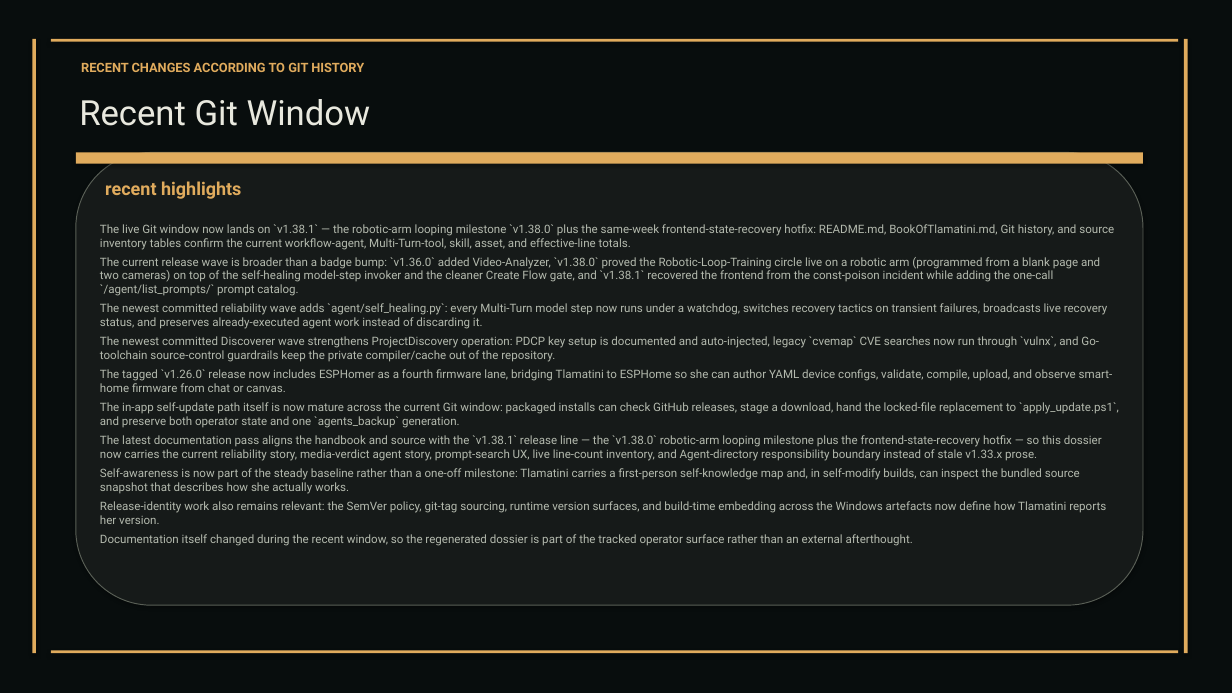
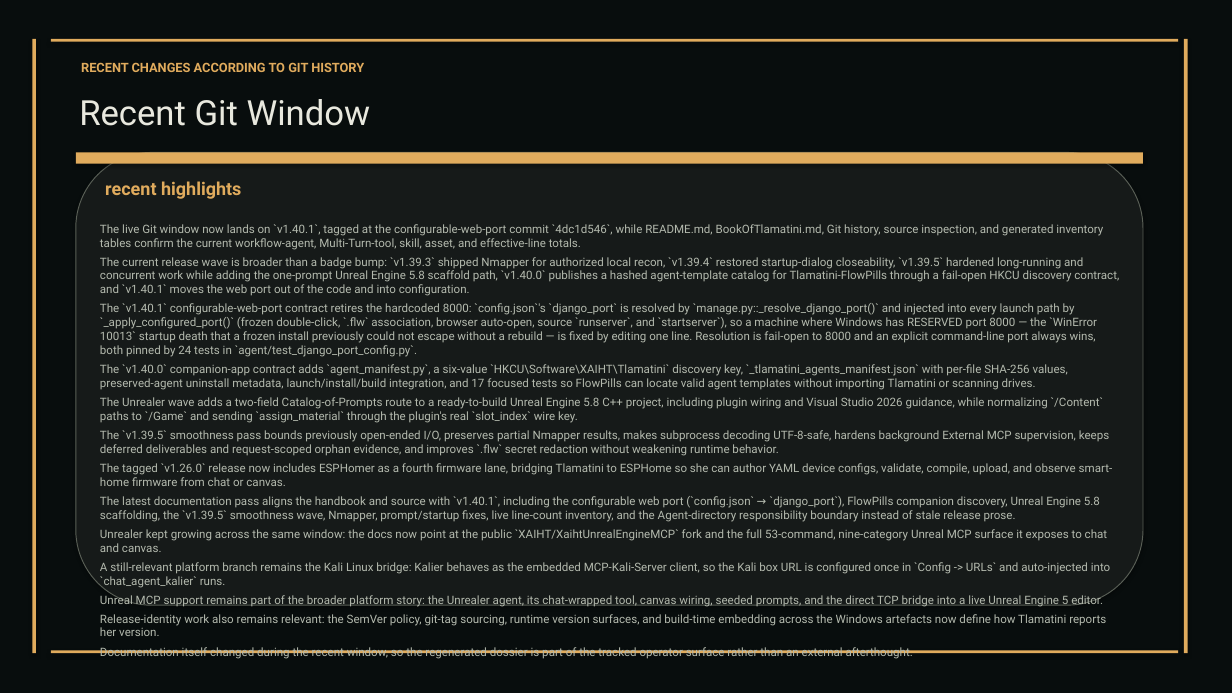
Before and after one commit to XAIHT/web-app, a slide deck: slide 96 of Tlamatini_eXtended_Artificial_Intelligence_Humanly_Tempered.pptx (slide 87 before the commit). Drawn at 1232x693 pixels with LibreOffice and Linux fonts; fonts in the diff are those of the drawing. Boxes give left, top, right and bottom in pixels: in the first picture for what was removed or moved away, otherwise in the second. Text is boxed around its words. In the diff, an @@ line names an element or a change of style, - is before the commit and + after.

Commit message:
Upgrading to version 1.40.1, by Tlamatini's-AutoBot.

```diff
--- a/Tlamatini_eXtended_Artificial_Intelligence_Humanly_Tempered.pptx
+++ b/Tlamatini_eXtended_Artificial_Intelligence_Humanly_Tempered.pptx
@@ text at (x1=100, y1=224, x2=1119, y2=456): text changed @@
-The live Git window now lands on `v1.38.1` — the robotic-arm looping milestone `v1.38.0` plus the same-week frontend-state-recovery hotfix: README.md, BookOfTlamatini.md, Git history, and source inventory tables confirm the current workflow-agent, Multi-Turn-tool, skill, asset, and effective-line totals.
-The current release wave is broader than a badge bump: `v1.36.0` added Video-Analyzer, `v1.38.0` proved the Robotic-Loop-Training circle live on a robotic arm (programmed from a blank page and two cameras) on top of the self-healing model-step invoker and the cleaner Create Flow gate, and `v1.38.1` recovered the frontend from the const-poison incident while adding the one-call `/agent/list_prompts/` prompt catalog.
-The newest committed reliability wave adds `agent/self_healing.py`: every Multi-Turn model step now runs under a watchdog, switches recovery tactics on transient failures, broadcasts live recovery status, and preserves already-executed agent work instead of discarding it.
-The newest committed Discoverer wave strengthens ProjectDiscovery operation: PDCP key setup is documented and auto-injected, legacy `cvemap` CVE searches now run through `vulnx`, and Go-toolchain source-control guardrails keep the private compiler/cache out of the repository.
+The live Git window now lands on `v1.40.1`, tagged at the configurable-web-port commit `4dc1d546`, while README.md, BookOfTlamatini.md, Git history, source inspection, and generated inventory tables confirm the current workflow-agent, Multi-Turn-tool, skill, asset, and effective-line totals.
+The current release wave is broader than a badge bump: `v1.39.3` shipped Nmapper for authorized local recon, `v1.39.4` restored startup-dialog closeability, `v1.39.5` hardened long-running and concurrent work while adding the one-prompt Unreal Engine 5.8 scaffold path, `v1.40.0` publishes a hashed agent-template catalog for Tlamatini-FlowPills through a fail-open HKCU discovery contract, and `v1.40.1` moves the web port out of the code and into configuration.
+The `v1.40.1` configurable-web-port contract retires the hardcoded 8000: `config.json`'s `django_port` is resolved by `manage.py::_resolve_django_port()` and injected into every launch path by `_apply_configured_port()` (frozen double-click, `.flw` association, browser auto-open, source `runserver`, and `startserver`), so a machine where Windows has RESERVED port 8000 — the `WinError 10013` startup death that a frozen install previously could not escape without a rebuild — is fixed by editing one line. Resolution is fail-open to 8000 and an explicit command-line port always wins, both pinned by 24 tests in `agent/test_django_port_config.py`.
+The `v1.40.0` companion-app contract adds `agent_manifest.py`, a six-value `HKCU\Software\XAIHT\Tlamatini` discovery key, `_tlamatini_agents_manifest.json` with per-file SHA-256 values, preserved-agent uninstall metadata, launch/install/build integration, and 17 focused tests so FlowPills can locate valid agent templates without importing Tlamatini or scanning drives.
+The Unrealer wave adds a two-field Catalog-of-Prompts route to a ready-to-build Unreal Engine 5.8 C++ project, including plugin wiring and Visual Studio 2026 guidance, while normalizing `/Content` paths to `/Game` and sending `assign_material` through the plugin's real `slot_index` wire key.
+The `v1.39.5` smoothness pass bounds previously open-ended I/O, preserves partial Nmapper results, makes subprocess decoding UTF-8-safe, hardens background External MCP supervision, keeps deferred deliverables and request-scoped orphan evidence, and improves `.flw` secret redaction without weakening runtime behavior.
@@ text at (x1=100, y1=496, x2=1110, y2=607): text changed @@
-The in-app self-update path itself is now mature across the current Git window: packaged installs can check GitHub releases, stage a download, hand the locked-file replacement to `apply_update.ps1`, and preserve both operator state and one `agents_backup` generation.
-The latest documentation pass aligns the handbook and source with the `v1.38.1` release line — the `v1.38.0` robotic-arm looping milestone plus the frontend-state-recovery hotfix — so this dossier now carries the current reliability story, media-verdict agent story, prompt-search UX, live line-count inventory, and Agent-directory responsibility boundary instead of stale v1.33.x prose.
-Self-awareness is now part of the steady baseline rather than a one-off milestone: Tlamatini carries a first-person self-knowledge map and, in self-modify builds, can inspect the bundled source snapshot that describes how she actually works.
+The latest documentation pass aligns the handbook and source with `v1.40.1`, including the configurable web port (`config.json` → `django_port`), FlowPills companion discovery, Unreal Engine 5.8 scaffolding, the `v1.39.5` smoothness wave, Nmapper, prompt/startup fixes, live line-count inventory, and the Agent-directory responsibility boundary instead of stale release prose.
+Unrealer kept growing across the same window: the docs now point at the public `XAIHT/XaihtUnrealEngineMCP` fork and the full 53-command, nine-category Unreal MCP surface it exposes to chat and canvas.
+A still-relevant platform branch remains the Kali Linux bridge: Kalier behaves as the embedded MCP-Kali-Server client, so the Kali box URL is configured once in `Config -> URLs` and auto-injected into `chat_agent_kalier` runs.
+Unreal MCP support remains part of the broader platform story: the Unrealer agent, its chat-wrapped tool, canvas wiring, seeded prompts, and the direct TCP bridge into a live Unreal Engine 5 editor.
```
Also in this commit, not shown: 69 other slides changed, 11 slides added, 1 slide removed, 8 other files.
